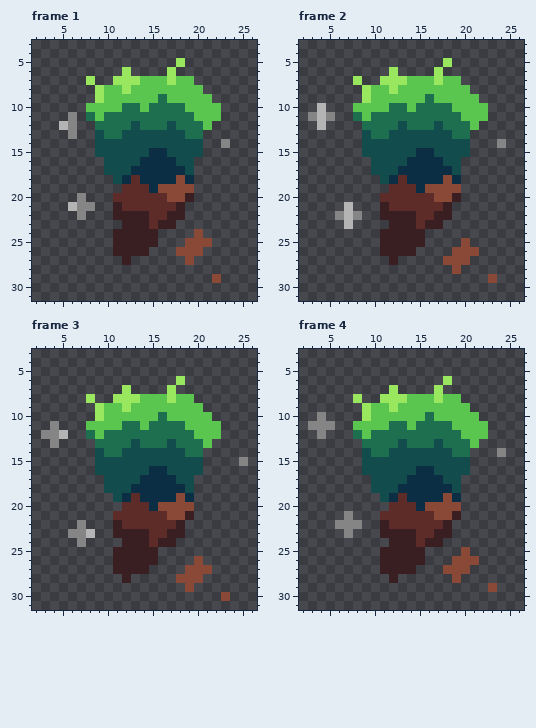
A pixel-art file gets an edit: Assets/Sprites/plantable_thingy_sprite.aseprite. Above: the version before the commit.
32x32 pixels, 5 frames. Shown: frame 1: x 2..26, y 3..31; frame 2: x 2..26, y 3..31; frame 3: x 2..26, y 3..31; frame 4: x 2..26, y 3..31. The commit also changed other frames, which this record leaves out.
The same view after the edit:
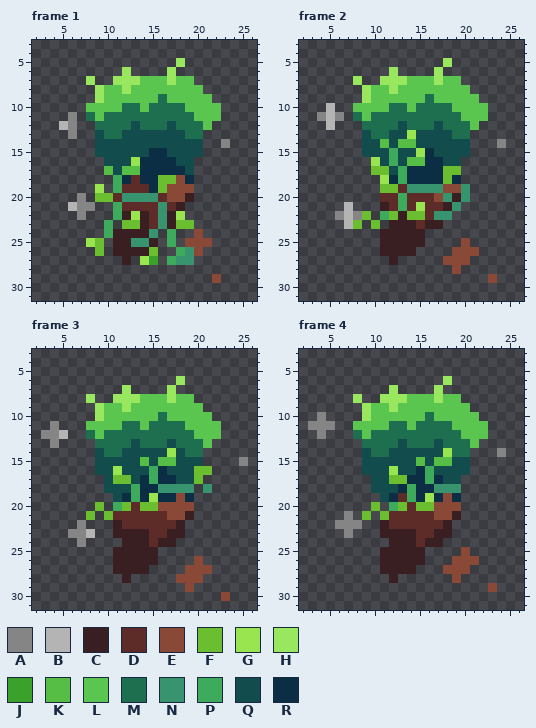
Palette (. is transparent): A #858585  B #b4b4b4  C #391f21  D #5d2c28  E #8a4836  F #6abe30  G #99e550  H #99e65f  J #3aa22a  K #56be45  L #5ac54f  M #1e6f50  N #37946e  P #3eaa5b  Q #134c4c  R #0c2e44
Edits made:
layer "Vine Layer" added
Changed rows in their new state; - is an unchanged pixel.
Frame 1, layer "Vine Layer":
first column x 8:
16 -----G------
17 --K-KK------
18 ---P----FF--
19 -G-P----F---
20 -FF-NNNN----
21 ---P----N---
22 ---P-G--N-G-
23 --P-FF--N-FF
24 --P----N-P--
25 GF---NN--P--
26 -F-----F--PN
27 ------GJ-PNN
Frame 2, layers "Vine Layer", "Layer 1":
first column x 3:
10 -.B---------------
11 .ABA--------------
12 -.B---------------
13 -----------G------
14 --------K-KK------
15 ---------P--G-----
16 -------G-P-KK-----
17 -------FF-P----FF-
18 --------G-P----F--
19 --------FF-NNNN--N
20 ----------P----N-N
21 ----------P-G---N-
22 ------F-PF-FF-NN--
23 -----F-F----------
Frame 3, layer "Vine Layer":
first column x 8:
14 ---------G----
15 ------K-KK----
16 ---G---P----FF
17 ---FF--P----F-
18 -----P--NNNN-N
19 -----P-G------
20 -F-PF-FF------
21 F-F-----------
Frame 4, layer "Vine Layer":
first column x 9:
14 ---------G-
15 ------K-KK-
16 ---G---P---
17 ---FF--P---
18 -----P--NNN
19 -----P-G---
20 -F-PF-FF---
21 F-F--------
